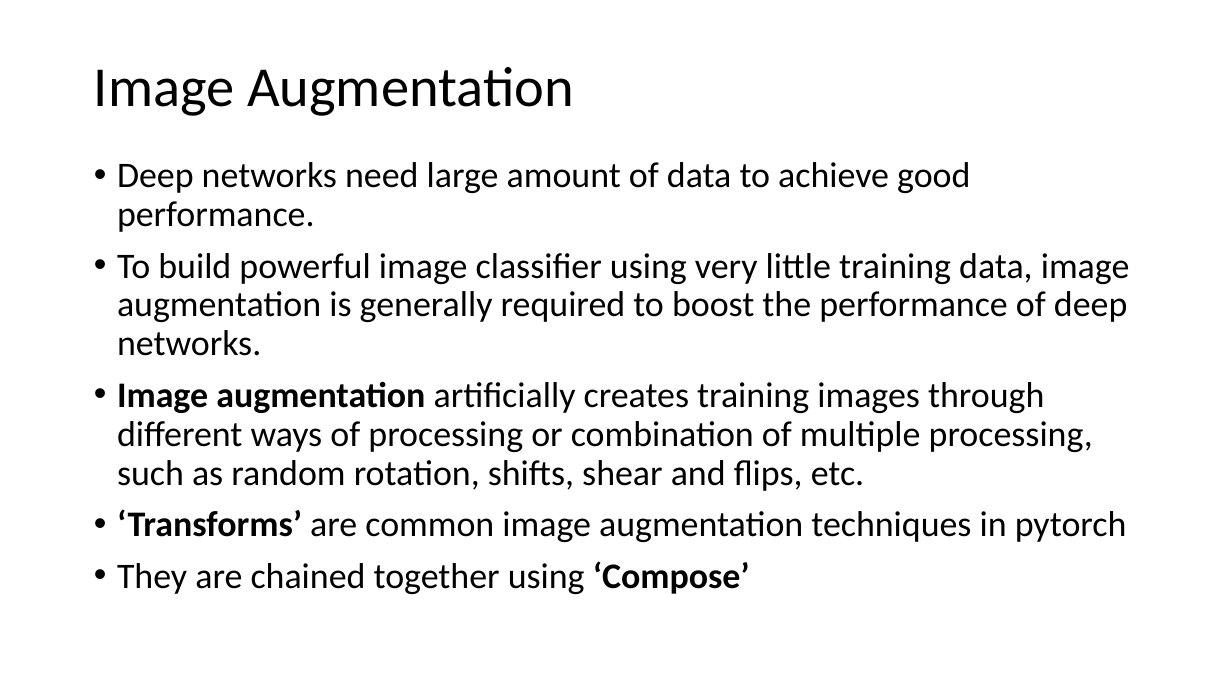
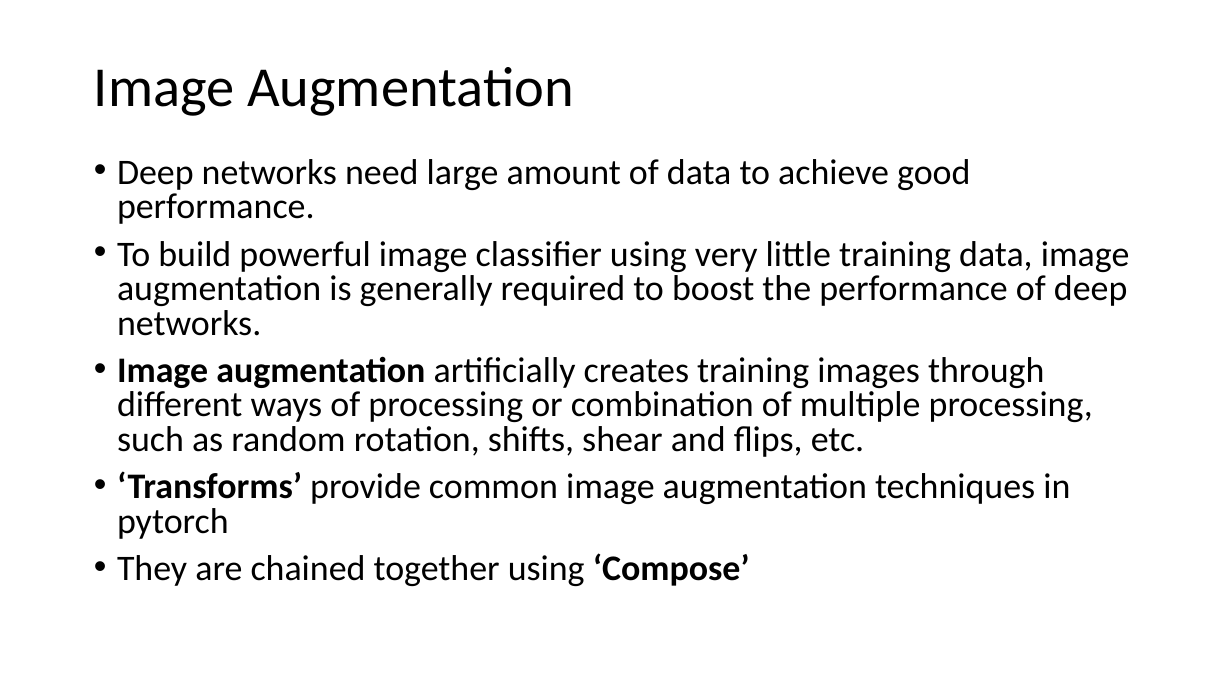
Before and after one commit to chaituValKanO/ImageClassificationUsingTransferLearning, a slide deck: slide 22 of presentation/ImageClassificationusingTransferLearning.pptx. Drawn at 1232x693 pixels with LibreOffice and Linux fonts; fonts in the diff are those of the drawing. Boxes give left, top, right and bottom in pixels: in the first picture for what was removed or moved away, otherwise in the second. Text is boxed around its words. In the diff, an @@ line names an element or a change of style, - is before the commit and + after.

```diff
--- a/presentation/ImageClassificationusingTransferLearning.pptx
+++ b/presentation/ImageClassificationusingTransferLearning.pptx
@@ text at (117,159,1130,586): line spacing 0.9 to 0.8 @@
@@ text at (117,471,1070,539): text changed @@
-• ‘Transforms’ are common image augmentation techniques in pytorch
+• ‘Transforms’ provide common image augmentation techniques in pytorch
```
Also in this commit, not shown: 9 other slides changed, 2 slides added, 1 other file.
